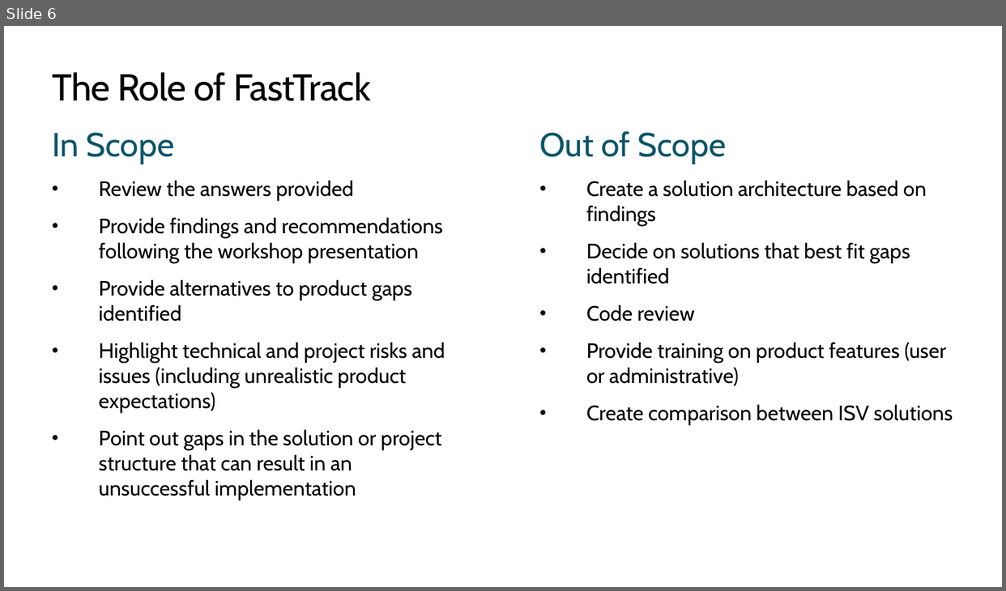
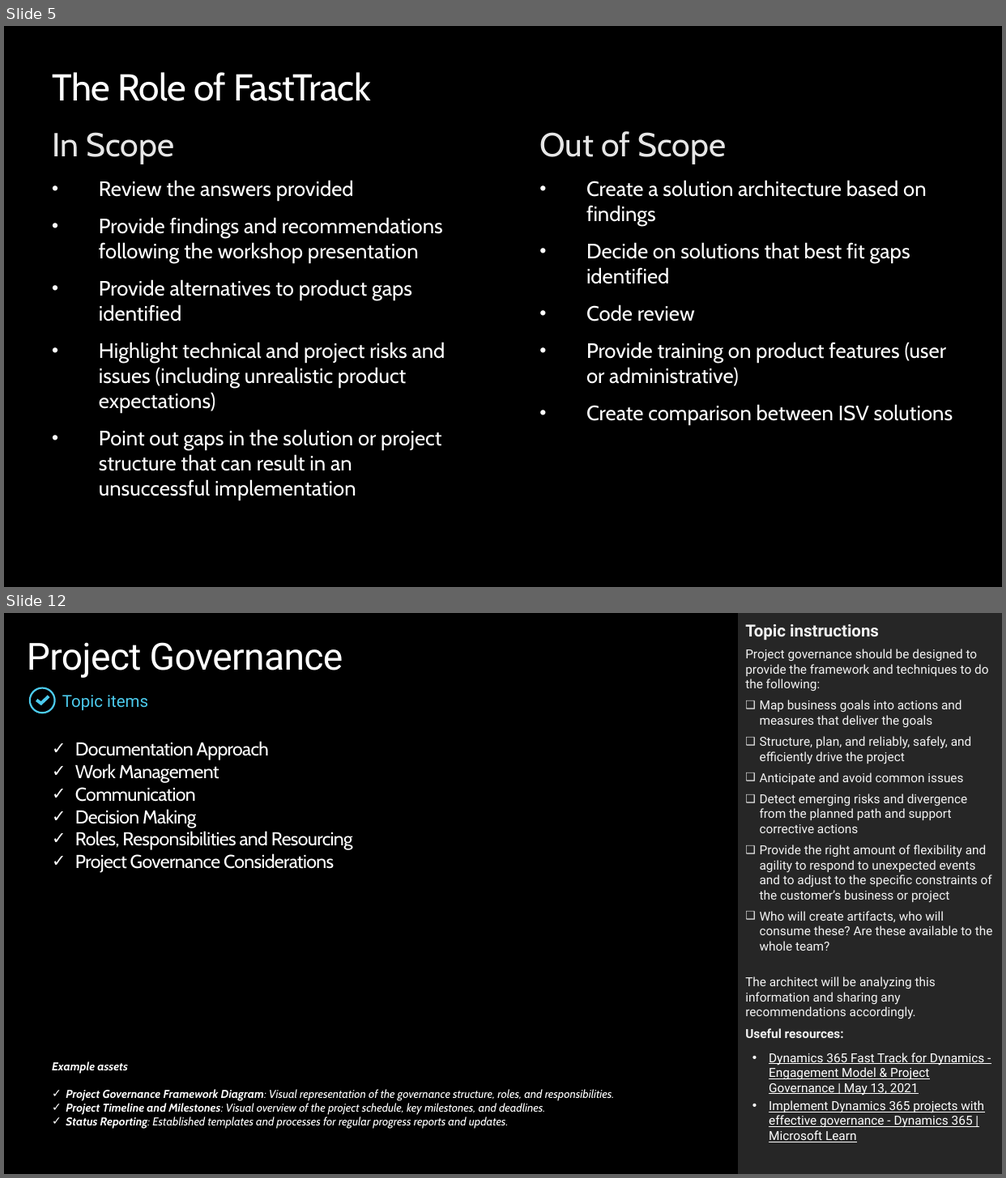
Before and after one commit to MicrosoftDocs/mslearn-developer-tools-power-platform, a slide deck: fasttrack/Solution Blueprint Review workshop template.pptx. Shown one above the other, each under a label of ours: slide 6 before the commit, slides 5 and 12 after it; the slides between them are not shown. The pictures are 1006x591 and 1006x1178 pixels, drawn with LibreOffice and Linux fonts; fonts in the diff are those of the drawing; background and template pictures are left out. Boxes give left, top, right and bottom in pixels: in the first picture for what was removed or moved away, otherwise in the second. Text is boxed around its words. In the diff, an @@ line names an element or a change of style, - is before the commit and + after.

```diff
--- a/fasttrack/Solution Blueprint Review workshop template.pptx
+++ b/fasttrack/Solution Blueprint Review workshop template.pptx
@@ slide 12 added at (4, 613, 1002, 1174), background #000000 @@
@@ rectangle added at (739, 613, 1002, 1174), fill #262626 @@
@@ text added at (745, 624, 993, 1143), 12 pt, text #F2F2F2 @@
+Topic instructions
+Project governance should be designed to provide the framework and techniques to do the following:
+❑ Map business goals into actions and measures that deliver the goals
+❑ Structure, plan, and reliably, safely, and efficiently drive the project
+❑ Anticipate and avoid common issues
+❑ Detect emerging risks and divergence from the planned path and support corrective actions
+❑ Provide the right amount of flexibility and agility to respond to unexpected events and to adjust to the specific constraints of the customer’s business or project
+❑ Who will create artifacts, who will consume these? Are these available to the whole team?
+The architect will be analyzing this information and sharing any recommendations accordingly.
+Useful resources:
+• Dynamics 365 Fast Track for Dynamics - Engagement Model & Project Governance | May 13, 2021
+• Implement Dynamics 365 projects with effective governance - Dynamics 365 | Microsoft Learn
@@ text added at (27, 642, 343, 678), 36 pt, text #FFFFFF @@
+Project Governance
@@ freeform shape added at (28, 687, 56, 714), fill #4CCBED @@
@@ freeform shape added at (36, 696, 49, 706), fill #4CCBED @@
@@ text added at (62, 695, 148, 710), 16 pt, text #4CCBED @@
+Topic items
@@ text added at (75, 741, 353, 873), 18 pt, text #FFFFFF @@
+✓ Documentation Approach
+✓ Work Management
+✓ Communication
+✓ Decision Making
+✓ Roles, Responsibilities and Resourcing
+✓ Project Governance Considerations
@@ text added at (52, 1062, 615, 1129), 11 pt, text #FFFFFF, italic @@
+Example assets
+✓ Project Governance Framework Diagram: Visual representation of the governance structure, roles, and responsibilities.
+✓ Project Timeline and Milestones: Visual overview of the project schedule, key milestones, and deadlines.
+✓ Status Reporting: Established templates and processes for regular progress reports and updates.
@@ what was slide 6 is now slide 5 @@
@@ slide 5 changed as well @@
@@ background #FFFFFF to #000000 @@
@@ title "The Role of FastTrack" at (52, 72, 371, 101): text colour #000000 to #FFFFFF @@
@@ text "In Scope" at (52, 132, 445, 500): text colour #0B5569 to #E6E6E6 in "In Scope"; text colour #000000 to #FFFFFF; bullet colour #000000 to #FFFFFF @@
@@ text "Out of Scope" at (539, 131, 953, 425): text colour #0B5569 to #E6E6E6 in "Out of Scope"; text colour #000000 to #FFFFFF; bullet colour #000000 to #FFFFFF @@
```
Also in this commit, not shown: 4 other slides changed, 45 other slides added, 65 slides removed.
